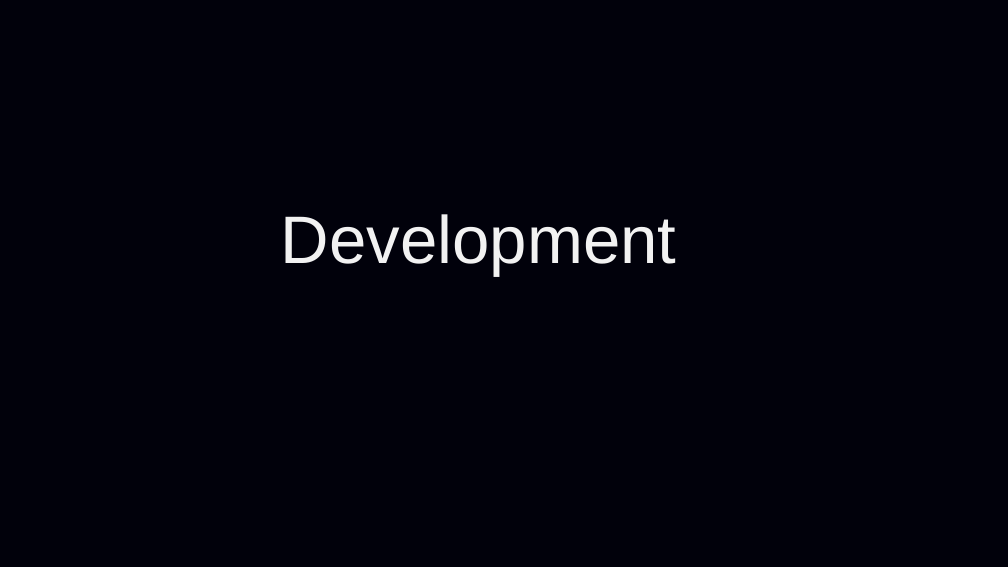
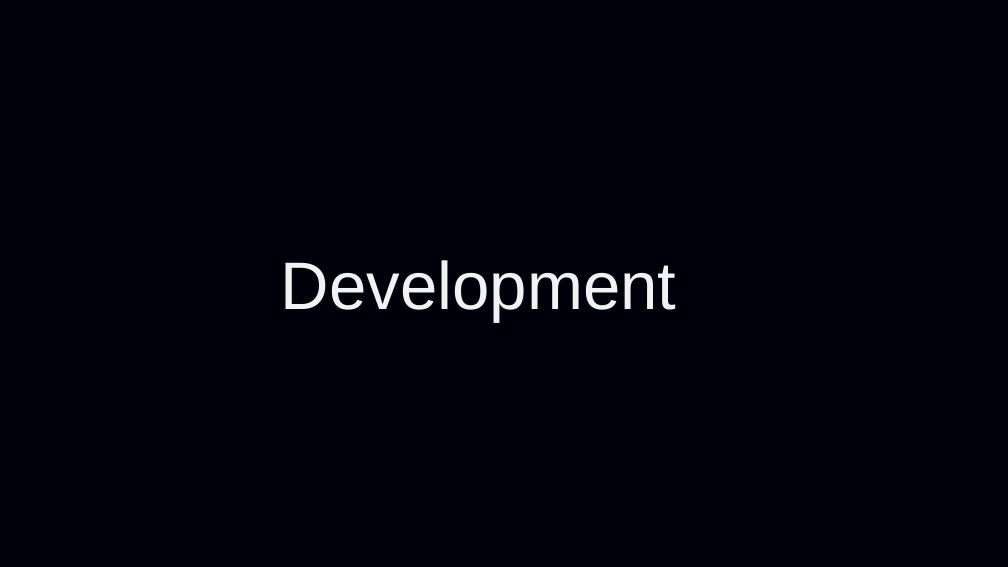
Before and after one commit to Purvarajsinh39/Portify-Automated-Portfolio-Generator, a slide deck: slide 36 of Documentation/Portify.pptx. Drawn at 1008x567 pixels with LibreOffice and Linux fonts; fonts in the diff are those of the drawing; background and template pictures are left out. Boxes give left, top, right and bottom in pixels: in the first picture for what was removed or moved away, otherwise in the second. Text is boxed around its words. In the diff, an @@ line names an element or a change of style, - is before the commit and + after.

```diff
--- a/Documentation/Portify.pptx
+++ b/Documentation/Portify.pptx
@@ text "Development": place and size @@
-text "Development" at (281,214,677,276)
+text "Development" at (281,260,677,322)
```
Also in this commit, not shown: 2 other slides changed, 24 slides added, 37 other files.
